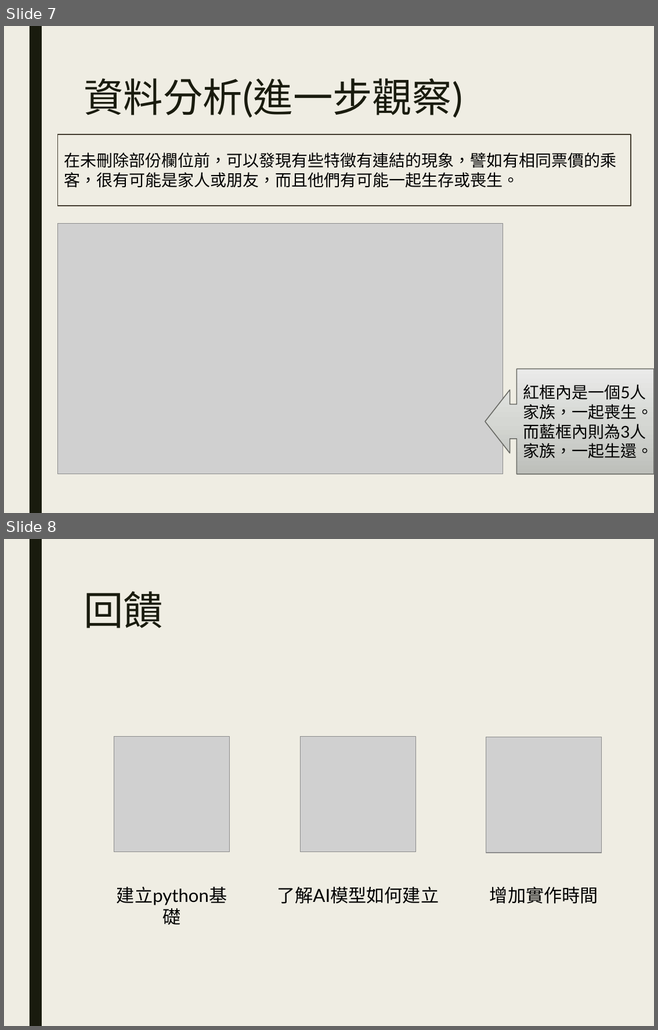
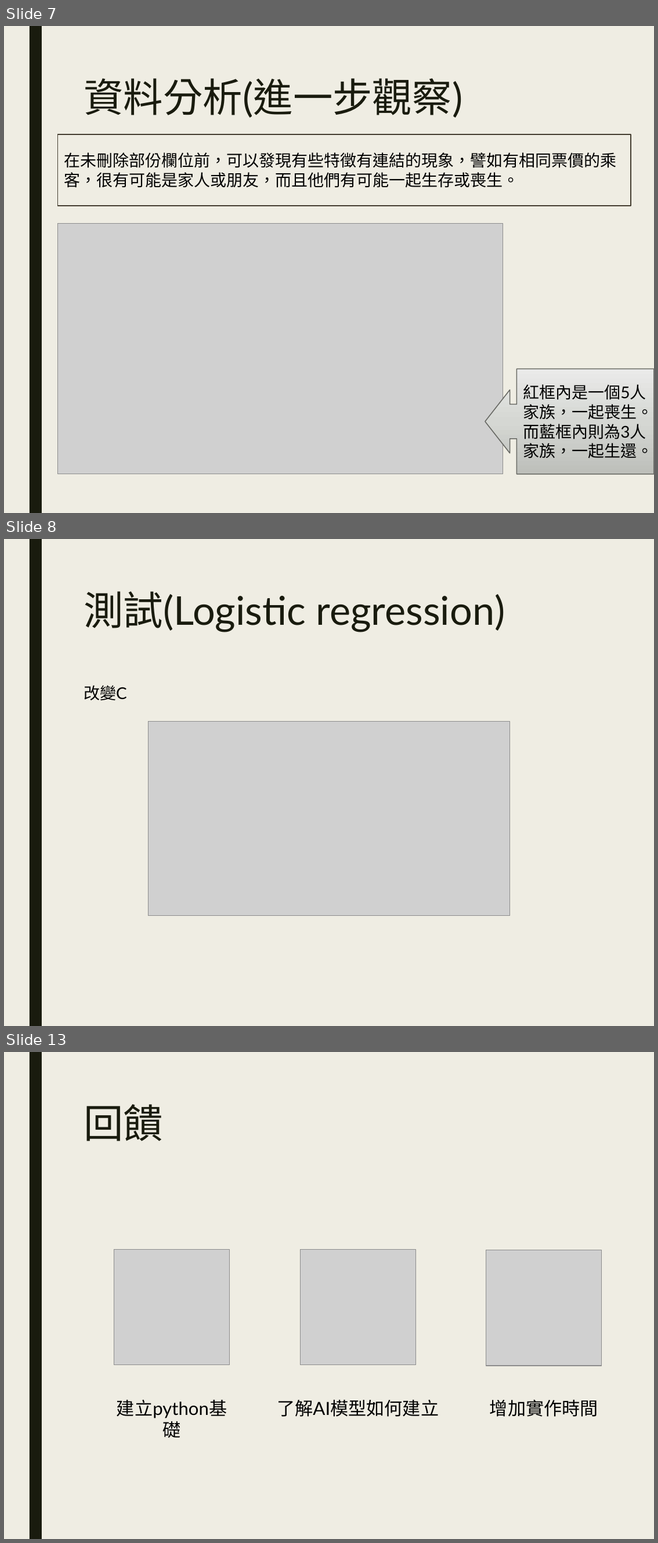
Before and after one commit to Niomoo/nckudm, a slide deck: Final Project/TITANIC資料分析.pptx. Shown one above the other, each under a label of ours: slides 7 and 8 before the commit, slides 7, 8 and 13 after it; the slides between them are not shown. The pictures are 658x1030 and 658x1543 pixels, drawn with LibreOffice and Linux fonts; fonts in the diff are those of the drawing; grey boxes stand for pictures. Boxes give left, top, right and bottom in pixels: in the first picture for what was removed or moved away, otherwise in the second. Text is boxed around its words. In the diff, an @@ line names an element or a change of style, - is before the commit and + after.

```diff
--- a/Final Project/TITANIC資料分析.pptx
+++ b/Final Project/TITANIC資料分析.pptx
@@ slide 8 added at box(4, 539, 654, 1026), background #EFEDE3; not listed: 1 template element that a slide beside it also shows @@
@@ title added at box(83, 591, 505, 632), 44 pt, text #191B0E @@
+測試(Logistic regression)
@@ text added at box(83, 685, 127, 701), 18 pt, text #000000 @@
+改變C
@@ picture added at box(148, 722, 509, 916) @@
@@ what was slide 8 is now slide 13 @@
```
Also in this commit, not shown: 4 slides changed, 4 other slides added.
